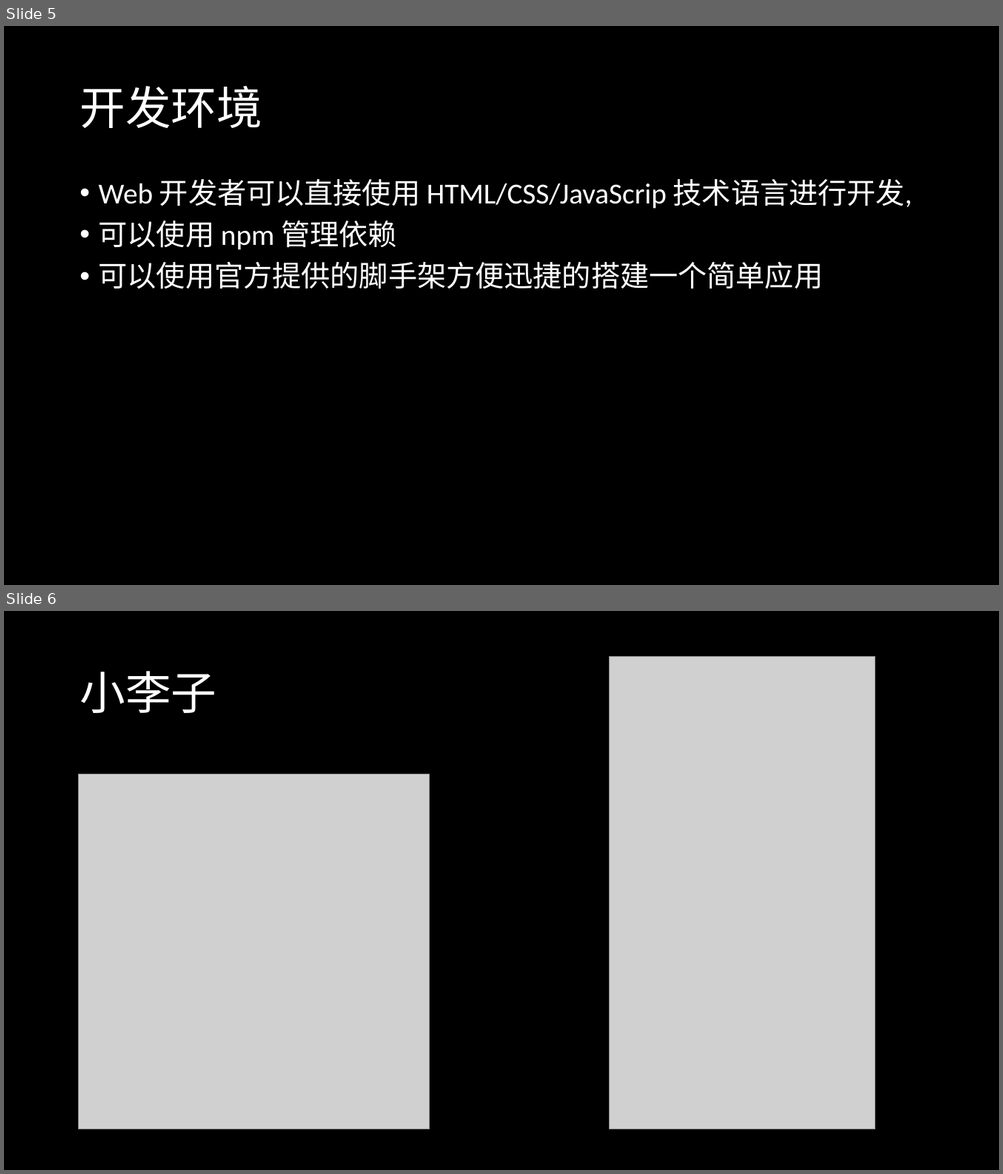
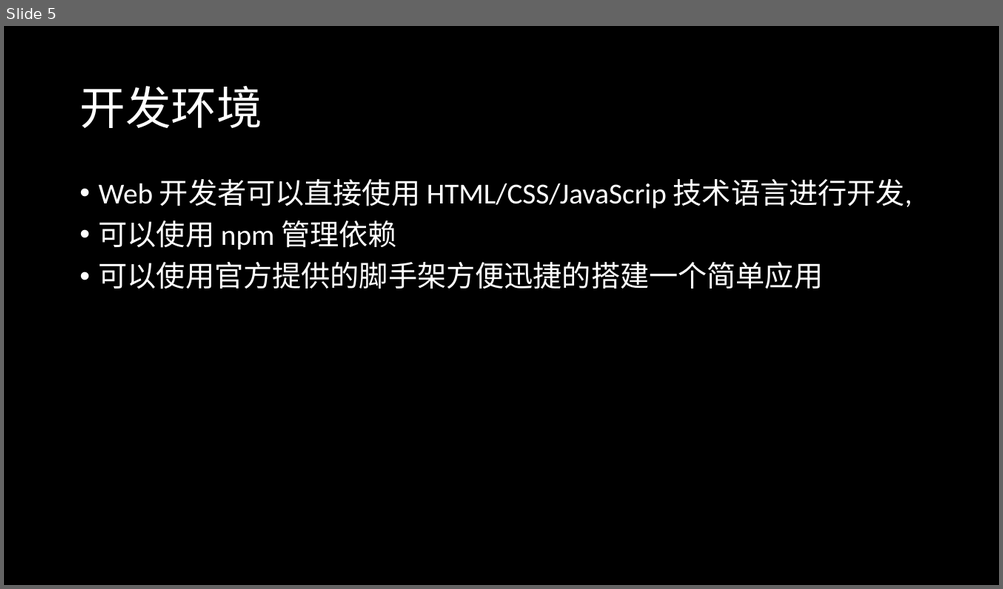
Before and after one commit to radiofly19841018/demo-weex, a slide deck: ppt/演示文稿1.pptx. Shown one above the other, each under a label of ours: slides 5 and 6 before the commit, slide 5 after it. The pictures are 1003x1174 and 1003x589 pixels, drawn with LibreOffice and Linux fonts; fonts in the diff are those of the drawing; grey boxes stand for pictures. Boxes give left, top, right and bottom in pixels: in the first picture for what was removed or moved away, otherwise in the second. Text is boxed around its words. In the diff, an @@ line names an element or a change of style, - is before the commit and + after.

```diff
--- a/ppt/演示文稿1.pptx
+++ b/ppt/演示文稿1.pptx
@@ slide 6 removed at box(4, 611, 999, 1170), background #000000 @@
@@ title removed at box(79, 671, 216, 713) @@
-小李子
@@ picture removed at box(609, 657, 876, 1130) @@
@@ picture removed at box(79, 775, 430, 1130) @@
```
Also in this commit, not shown: 1 slide changed, 6 slides added, 1 other slide removed.
